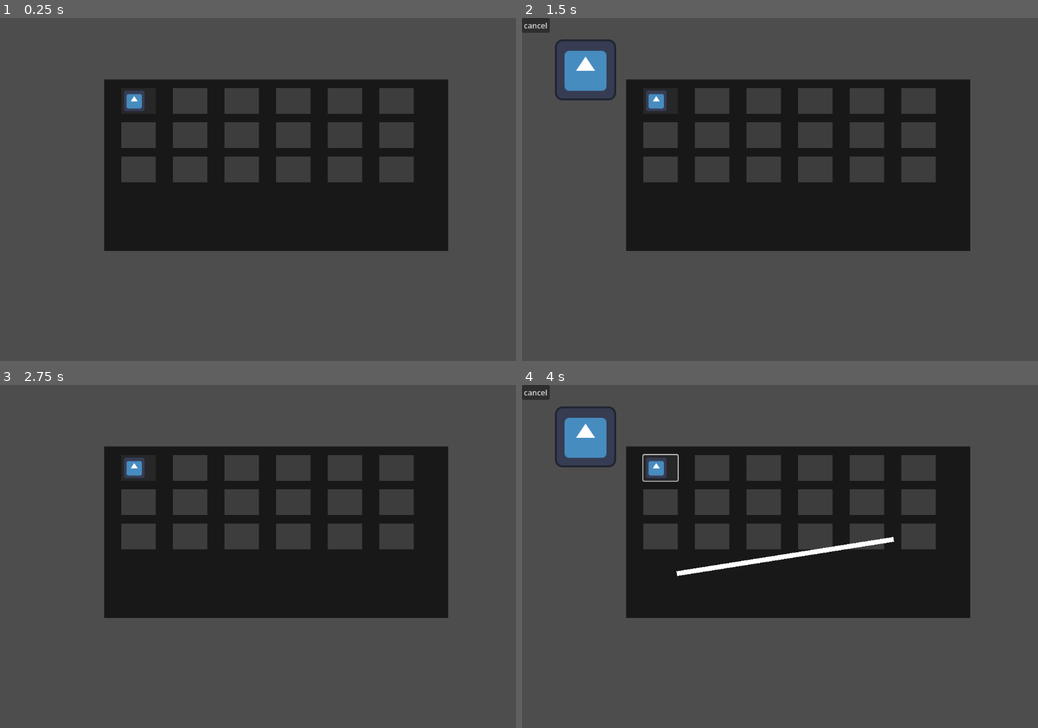
Above: before the commit, frames 1-4 (two rows, left to right).
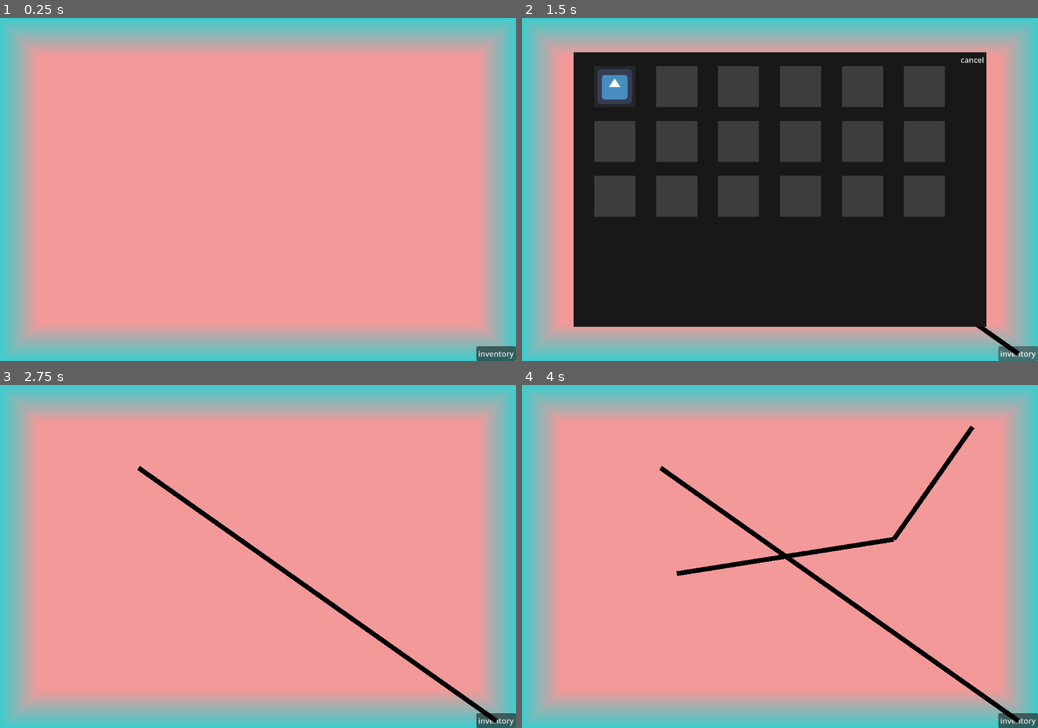
Above: after the commit, the same moments.

Repository: smkillerz777-star/Magia-Infinita
Game: Godot game, scene res://main_game.tscn
Two runs of this game, one before a commit and one after it. Both use one fixed random seed, a clock stepped at 60 frames per second and the inputs below. The engine's default icon, where the game draws it, is replaced by a stand-in: a white triangle on a blue panel in a dark square.
Inputs (mouse positions are in pixels of both pictures, inside the frame that each line leads up to):
- Up to frame 1 (0.25 s): no input
- Up to frame 2 (1.5 s): click (661, 100) at 0.52 s; click (1017, 354) at 1.25 s, where only the run after the commit has a clickable "inventory"
- Up to frame 3 (2.75 s): click "cancel" at 2 s
- Up to frame 4 (4 s): tap Enter at 2.75 s; move the mouse to (893, 539) at 2.77 s; press the mouse at (893, 539) at 2.78 s; hold Right 2.78-3.53 s; tap Space at 3.5 s; move the mouse to (676, 573) at 3.52 s; release the mouse at (676, 573) at 3.53 s; hold Down from 3.53 s (still down); click (676, 573) at 3.6 s

The runs differ from the first frame. In frame 1, 100% of the frame differs, in the area x 0-100%, y 0-100%; in frame 2, 76%; in frame 3, 99%; in frame 4, 99%.

Commit message:
updated inventory,main_game
inventory now has a cancel button, its size is now smaller instaed of full rect and magic line will become black instead of disappearing when complete

Diff:
--- a/magia-infinita/inventory.gd
+++ b/magia-infinita/inventory.gd
@@ -3,3 +3,7 @@
 
 func _on_button_pressed() -> void:
 	get_node("/root/main_game").add_child(load("res://information.tscn").instantiate())
+
+
+func _on_cancel_pressed() -> void:
+	queue_free()
--- a/magia-infinita/inventory.tscn
+++ b/magia-infinita/inventory.tscn
@@ -11,9 +11,10 @@
 
 [node name="inventory" type="Control" unique_id=1052778249]
 layout_mode = 3
-anchors_preset = 15
-anchor_right = 1.0
-anchor_bottom = 1.0
+anchor_left = 0.1
+anchor_top = 0.1
+anchor_right = 0.9
+anchor_bottom = 0.9
 grow_horizontal = 2
 grow_vertical = 2
 script = ExtResource("1_pohso")
@@ -199,4 +200,15 @@
 anchor_bottom = 0.6
 theme_override_styles/panel = SubResource("StyleBoxFlat_psafj")
 
+[node name="cancel" type="Button" parent="." unique_id=539552458]
+layout_mode = 1
+anchors_preset = 1
+anchor_left = 1.0
+anchor_right = 1.0
+offset_left = -58.0
+offset_bottom = 31.0
+grow_horizontal = 0
+text = "cancel"
+
 [connection signal="pressed" from="block1/Button" to="." method="_on_button_pressed"]
+[connection signal="pressed" from="cancel" to="." method="_on_cancel_pressed"]
--- a/magia-infinita/main_game.gd
+++ b/magia-infinita/main_game.gd
@@ -7,7 +7,7 @@
 		$lines.get_child(i).add_point((get_global_mouse_position()))
 	elif(Input.is_action_just_released("draw")):
 		if(is_complete()):
-			$lines.get_child(i).queue_free()
+			$lines.get_child(i).default_color = Color(0,0,0,1)
 			i-=1
 		i+=1
 	else:
@@ -16,3 +16,7 @@
 	if($lines.get_child(i).points[0].distance_to($lines.get_child(i).points[$lines.get_child(i).points.size()-1])<5):
 			print("complete by itself")
 			return true
+
+
+func _on_inventory_pressed() -> void:
+	add_child(load("res://inventory.tscn").instantiate())
--- a/magia-infinita/main_game.tscn
+++ b/magia-infinita/main_game.tscn
@@ -1,21 +1,50 @@
 [gd_scene format=3 uid="uid://dak7h6lc532gs"]
 
 [ext_resource type="Script" uid="uid://cmq2ujylspex7" path="res://main_game.gd" id="1_1oj5k"]
-[ext_resource type="PackedScene" uid="uid://dqwevh5plt1hj" path="res://inventory.tscn" id="2_yx7mw"]
+
+[sub_resource type="StyleBoxFlat" id="StyleBoxFlat_1oj5k"]
+bg_color = Color(0.95686275, 0.6, 0.6, 1)
+border_width_left = 80
+border_width_top = 80
+border_width_right = 80
+border_width_bottom = 80
+border_color = Color(0.23921569, 0.8, 0.8, 1)
+border_blend = true
 
 [node name="main_game" type="Control" unique_id=133559608]
 layout_mode = 3
-anchors_preset = 0
+anchors_preset = 15
+anchor_right = 1.0
+anchor_bottom = 1.0
+grow_horizontal = 2
+grow_vertical = 2
 script = ExtResource("1_1oj5k")
 
-[node name="inventory" parent="." unique_id=1052778249 instance=ExtResource("2_yx7mw")]
+[node name="Panel" type="Panel" parent="." unique_id=1581837645]
 layout_mode = 1
-offset_left = 218.0
-offset_top = 129.0
-offset_right = 938.0
-offset_bottom = 489.0
+anchors_preset = 15
+anchor_right = 1.0
+anchor_bottom = 1.0
+grow_horizontal = 2
+grow_vertical = 2
+theme_override_styles/panel = SubResource("StyleBoxFlat_1oj5k")
+
+[node name="inventory" type="Button" parent="." unique_id=1862410153]
+layout_mode = 1
+anchors_preset = 3
+anchor_left = 1.0
+anchor_top = 1.0
+anchor_right = 1.0
+anchor_bottom = 1.0
+offset_left = -83.0
+offset_top = -31.0
+grow_horizontal = 0
+grow_vertical = 0
+text = "inventory"
 
 [node name="lines" type="Control" parent="." unique_id=458421568]
 anchors_preset = 0
 offset_right = 40.0
 offset_bottom = 40.0
+
+[connection signal="pressed" from="inventory" to="." method="_on_inventory_pressed"]
